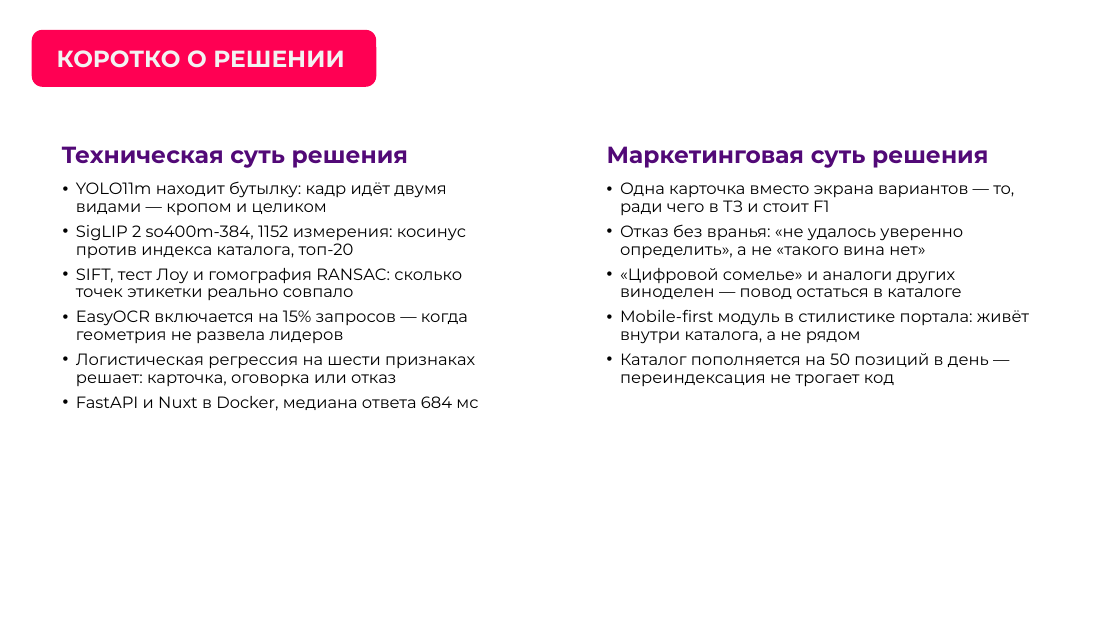
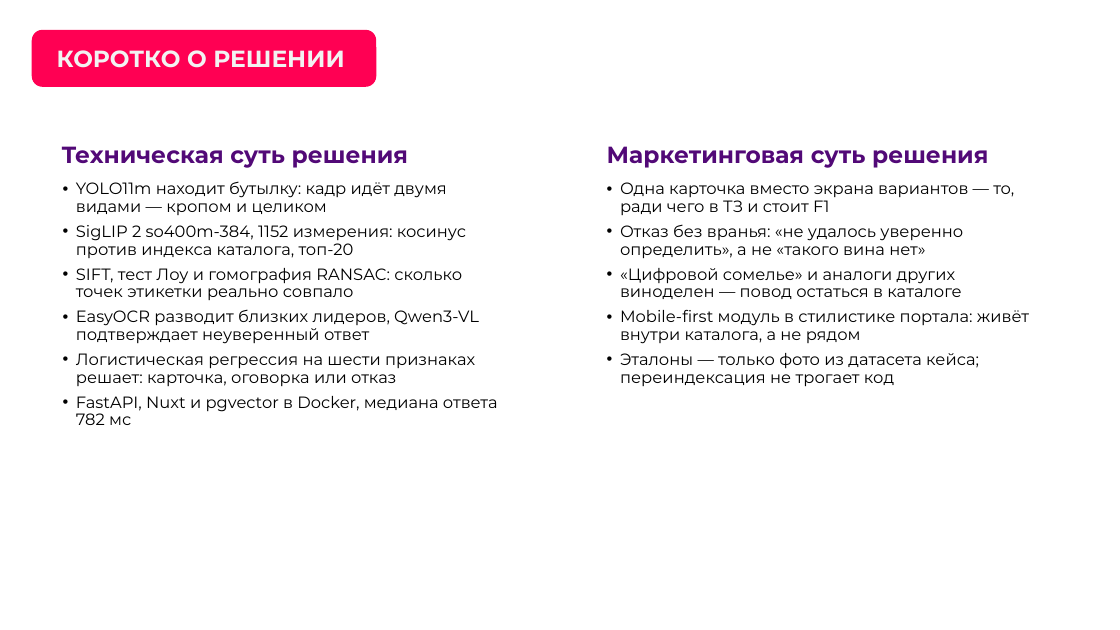
Before and after one commit to AlexGvr/rus_vines, a slide deck: slide 5 of ЛЦТ2026 Сканер российских вин.pptx. Drawn at 1120x630 pixels with LibreOffice and Linux fonts; fonts in the diff are those of the drawing; background and template pictures are left out. Boxes give left, top, right and bottom in pixels: in the first picture for what was removed or moved away, otherwise in the second. Text is boxed around its words. In the diff, an @@ line names an element or a change of style, - is before the commit and + after.

```diff
--- a/ЛЦТ2026 Сканер российских вин.pptx
+++ b/ЛЦТ2026 Сканер российских вин.pptx
@@ text at (76,309,479,344): text changed @@
-• EasyOCR включается на 15% запросов — когда геометрия не развела лидеров
+• EasyOCR разводит близких лидеров, Qwen3-VL подтверждает неуверенный ответ
@@ text at (620,353,979,387): text changed @@
-• Каталог пополняется на 50 позиций в день — переиндексация не трогает код
+• Эталоны — только фото из датасета кейса; переиндексация не трогает код
@@ text at (76,396,498,425): text changed @@
-• FastAPI и Nuxt в Docker, медиана ответа 684 мс
+• FastAPI, Nuxt и pgvector в Docker, медиана ответа 782 мс
```
Also in this commit, not shown: 13 other slides changed, 1 slide added, 40 other files.
